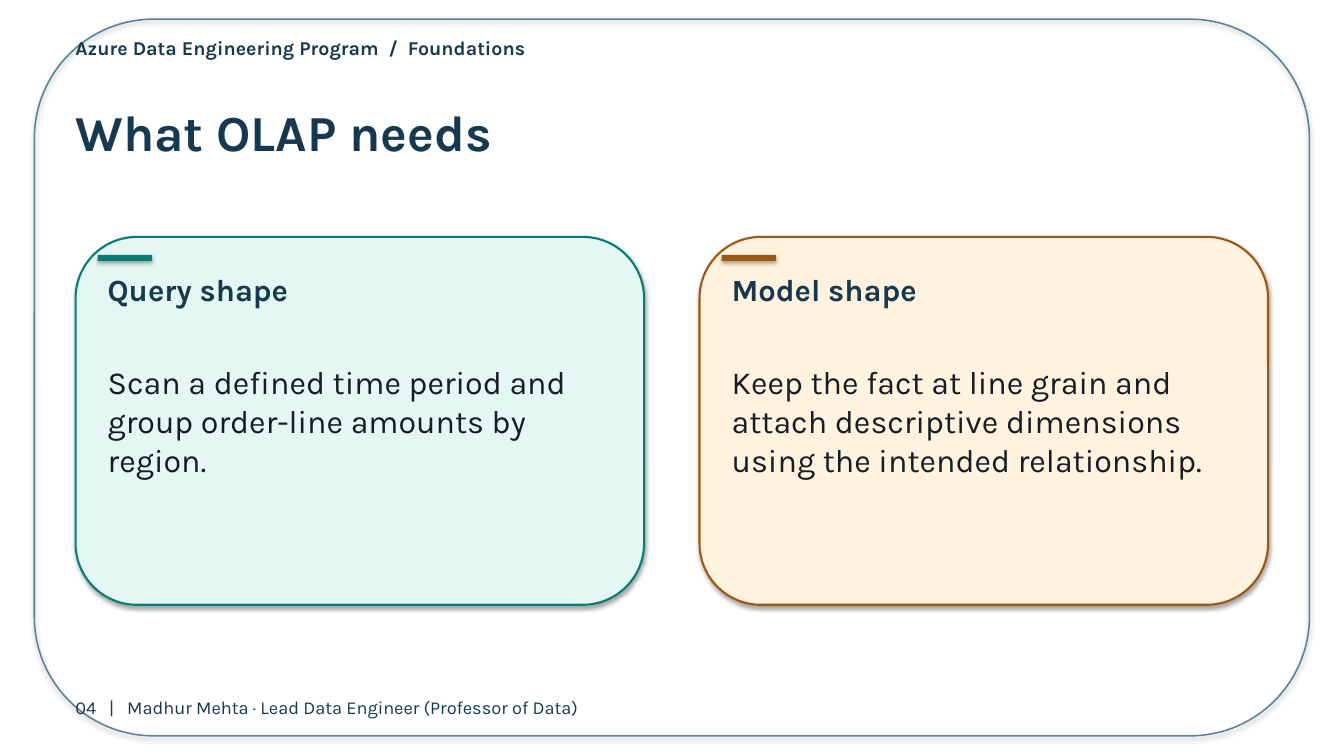
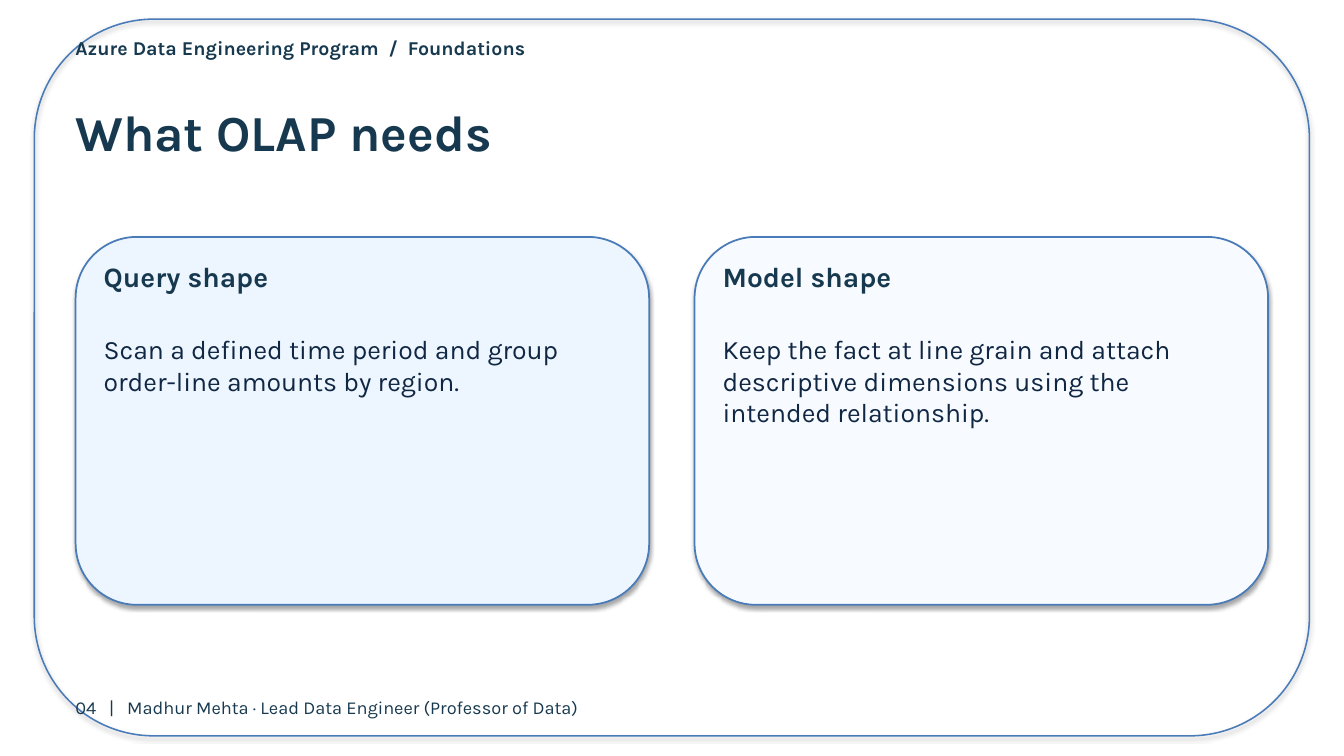
Before and after one commit to Techskills-Aus/azure-data-engineering, a slide deck: slide 4 of 01-data-engineering-foundations/02-oltp-olap-etl-elt/presentation/day02-processing.pptx. Drawn at 1344x756 pixels with LibreOffice and Linux fonts; fonts in the diff are those of the drawing. Boxes give left, top, right and bottom in pixels: in the first picture for what was removed or moved away, otherwise in the second. Text is boxed around its words. In the diff, an @@ line names an element or a change of style, - is before the commit and + after.

```diff
--- a/01-data-engineering-foundations/02-oltp-olap-etl-elt/presentation/day02-processing.pptx
+++ b/01-data-engineering-foundations/02-oltp-olap-etl-elt/presentation/day02-processing.pptx
@@ rounded rectangle at [34,19,1310,736]: outline #52849B 1.1 pt to #497BB8 1.1 pt @@
@@ rounded rectangle: place and size @@
-rounded rectangle at [76,237,644,605]
+rounded rectangle at [76,237,649,605]
@@ rounded rectangle at [76,237,649,605]: fill #E5F7F2 to #EDF5FF; outline #087D77 1.5 pt to #497BB8 1.25 pt @@
@@ rounded rectangle: place and size @@
-rounded rectangle at [700,237,1268,605]
+rounded rectangle at [695,237,1268,605]
@@ rounded rectangle at [695,237,1268,605]: fill #FFF2DE to #F7FAFF; outline #9D5715 1.5 pt to #497BB8 1.25 pt @@
@@ text "Query shape": place and size @@
-text "Query shape" at [108,280,288,309]
+text "Query shape" at [104,267,269,294]
@@ text "Query shape" at [104,267,269,294]: size 22 to 20 pt @@
@@ rectangle removed at [98,255,152,261] @@
@@ text "Model shape" at [723,267,892,294]: size 22 to 20 pt @@
@@ text "Model shape": place and size @@
-text "Model shape" at [732,280,916,309]
+text "Model shape" at [723,267,892,294]
@@ rectangle removed at [722,255,776,261] @@
@@ text "Scan a defined time period ..." at [104,340,559,398]: size 23 to 19 pt, text colour #151C23 to #102743 @@
@@ text "Scan a defined time period ...": place and size @@
-text "Scan a defined time period ..." at [108,372,566,480]
+text "Scan a defined time period ..." at [104,340,559,398]
@@ text "Keep the fact at line ...": place and size @@
-text "Keep the fact at line ..." at [732,372,1202,480]
+text "Keep the fact at line ..." at [723,340,1170,429]
@@ text "Keep the fact at line ..." at [723,340,1170,429]: size 23 to 19 pt, text colour #151C23 to #102743 @@
```
Also in this commit, not shown: 17 other slides changed.
